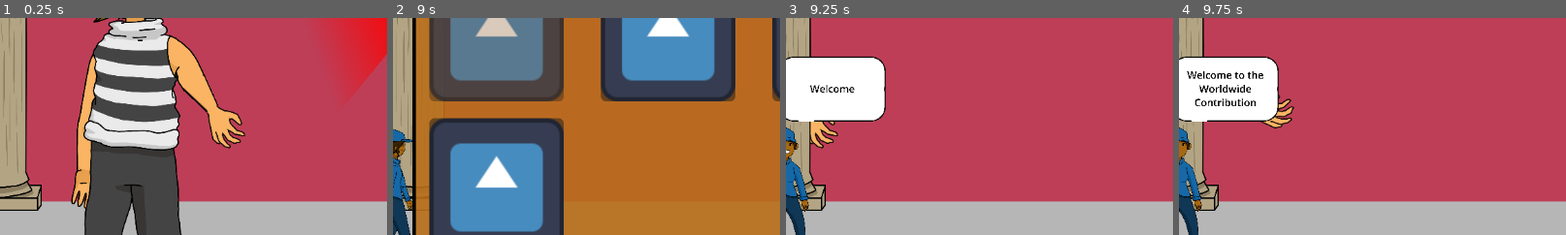
Above: before the commit, frames 1-4 (left to right).
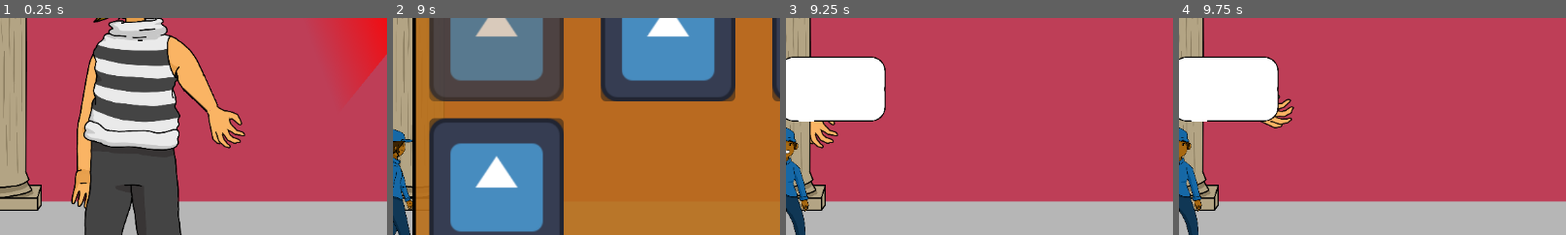
Above: after the commit, the same moments.

Repository: Skyepulse/LUDUM_DARE_58_MATELOU-CO
Game: Godot game, scene res://scenes/scene_tests_MAEL.tscn
Same seed, same stepped clock (60 frames per second), same inputs: the game is played once before the commit and once after it. The engine's default icon, where the game draws it, is replaced by a stand-in: a white triangle on a blue panel in a dark square.
Inputs (mouse positions are % of the whole screen's width and height, from its top left):
- Up to frame 1 (0.25 s): no input
- Up to frame 2 (9 s): click "SHOW COLLECTION" at 0.5 s; click "HIDE COLLECTION" at 1.25 s; click "SHOW COLLECTION" at 2 s; click "HIDE COLLECTION" at 2.75 s; click "SHOW COLLECTION" at 3.5 s; click "HIDE COLLECTION" at 4.25 s; tap Enter at 5 s; move the mouse to (72, 45) at 5.02 s; click (72, 45) at 5.17 s; tap Space at 5.27, 6.02, 7.52, 8.27 s; move the mouse to (30, 55) at 5.77 s; click (30, 55) at 5.92 s; move the mouse to (60, 28) at 6.52 s; click (60, 28) at 6.67 s; move the mouse to (45, 70) at 7.27 s; click (45, 70) at 7.42 s; move the mouse to (80, 65) at 8.02 s; click (80, 65) at 8.17 s; move the mouse to (20, 35) at 8.77 s; click (20, 35) at 8.92 s
- Up to frame 3 (9.25 s): tap Space at 9.02 s
- Up to frame 4 (9.75 s): move the mouse to (55, 50) at 9.52 s; click (55, 50) at 9.67 s
The pictures show only the part of the screen within x 0-50%, y 27-77%; the shares and areas given below are measured in that part.

Frames 1-2 are identical in both runs. In frame 3, 0.2% of the frame differs, in the area x 6-18%, y 30-35%; in frame 4, 0.9%, in the area x 2-22%, y 24-41%.
Error after the commit: Out of bounds get index '0' (on base: 'Dictionary') (res://scripts/guide.gd:91)

Commit message:
Correct texts on art pieces

Diff:
--- a/scripts/Singletons/GameManager.gd
+++ b/scripts/Singletons/GameManager.gd
@@ -28,6 +28,7 @@
 var all_indices: Array = []
 
 var level_index:int = 0
+var object_index: int = 0
 
 func _ready():
 
--- a/scripts/guide.gd
+++ b/scripts/guide.gd
@@ -87,6 +87,9 @@
 func stop_moving() -> void:
 	Signals.is_moving = false
 	start_talking()
+
+	var text = GameManager.infoDictionary[GameManager.object_index].description
+
 	start_bubble_speak(guide_original_texts[randi() % guide_original_texts.size()])
 
 
--- a/scripts/main_game_scene.gd
+++ b/scripts/main_game_scene.gd
@@ -9,6 +9,8 @@
 func instantiate_objects():
 	var count = GameManager.all_indices.size()
 	var index = GameManager.all_indices[rng.randi() % count]
+
+	GameManager.object_index = index
 
 	print(count, ", ", index)
 
